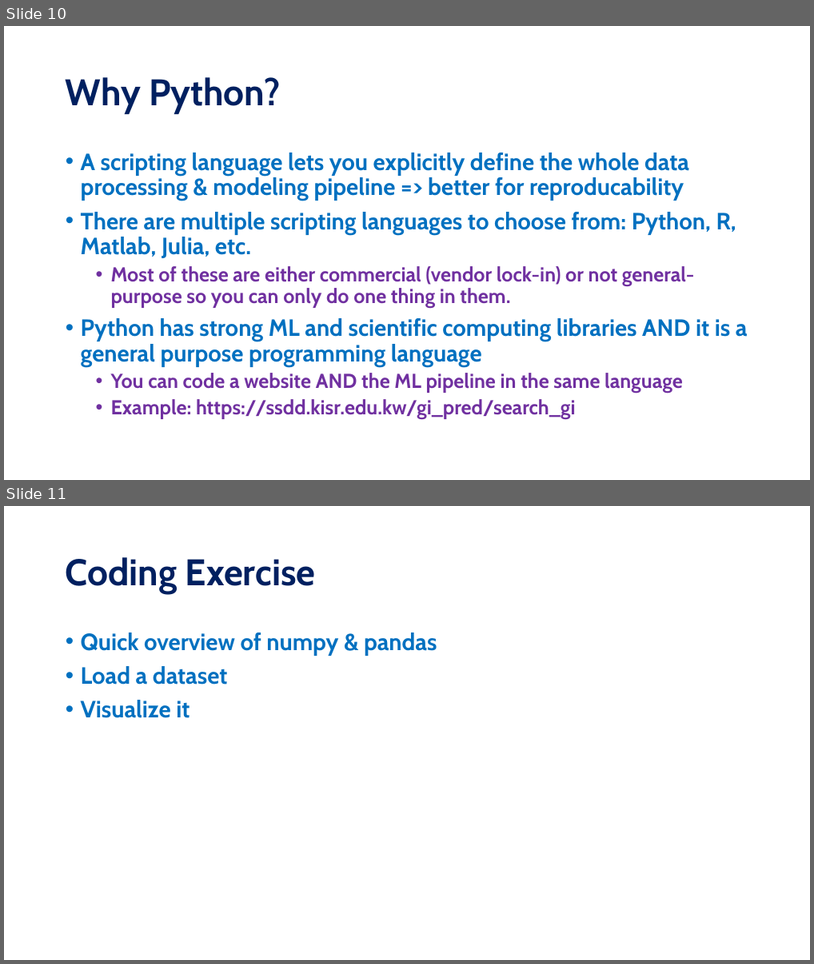
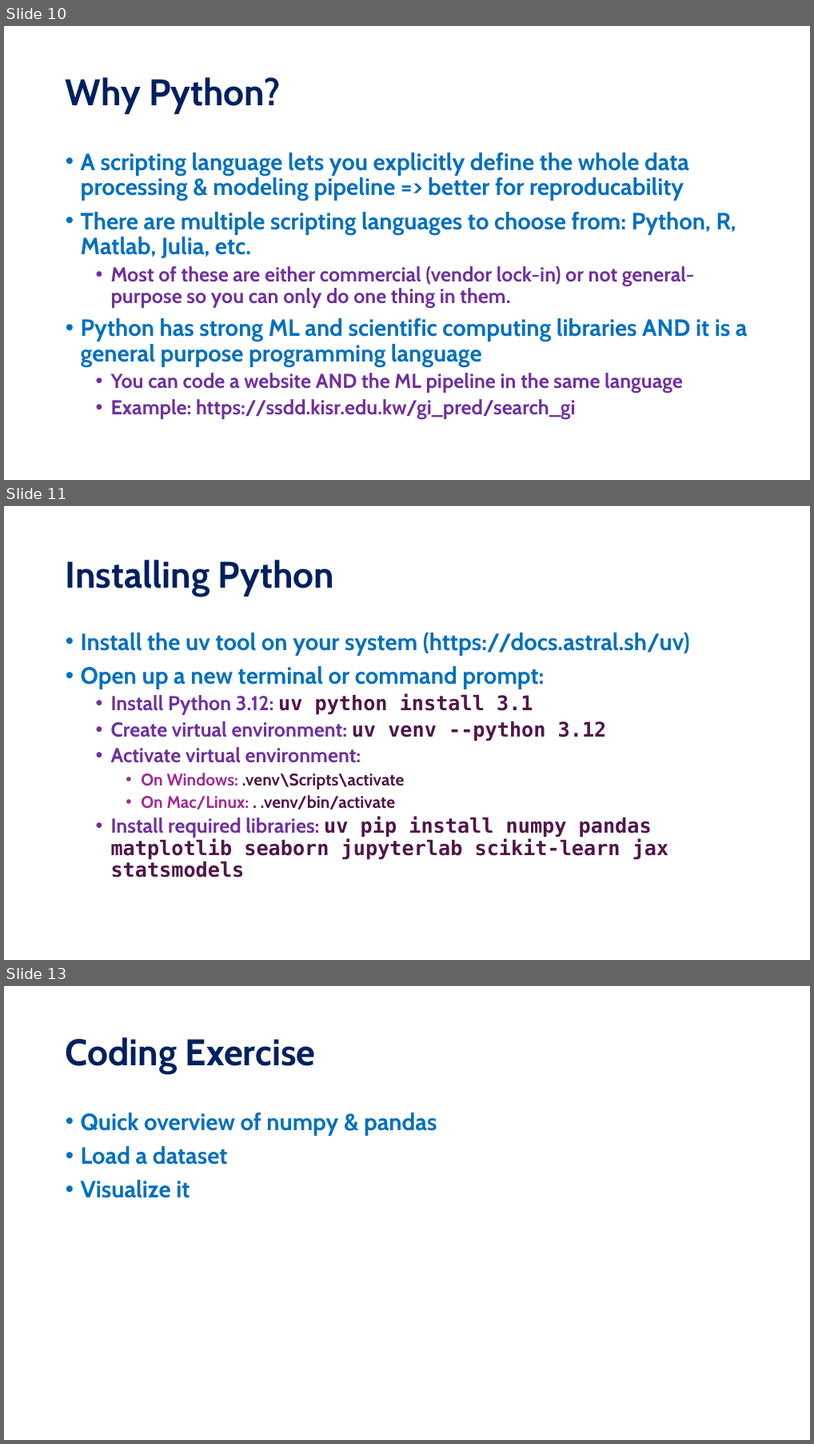
Before and after one commit to KISRDevelopment/python-ml-2025, a slide deck: slides/block1.pptx. Shown one above the other, each under a label of ours: slides 10 and 11 before the commit, slides 10, 11 and 13 after it; the slides between them are not shown. The pictures are 814x964 and 814x1444 pixels, drawn with LibreOffice and Linux fonts; fonts in the diff are those of the drawing. Boxes give left, top, right and bottom in pixels: in the first picture for what was removed or moved away, otherwise in the second. Text is boxed around its words. In the diff, an @@ line names an element or a change of style, - is before the commit and + after.

```diff
--- a/slides/block1.pptx
+++ b/slides/block1.pptx
@@ slide 11 added at (4, 506, 810, 960), background #FFFFFF @@
@@ title added at (66, 560, 334, 596), 44 pt, text #002060, bold @@
+Installing Python
@@ text added at (81, 632, 690, 877), 24 pt, text #501649, bold @@
+• Install the uv tool on your system (https://docs.astral.sh/uv)
+• Open up a new terminal or command prompt:
+  • Install Python 3.12: uv python install 3.1
+  • Create virtual environment: uv venv --python 3.12
+  • Activate virtual environment:
+    • On Windows: .venv\Scripts\activate
+    • On Mac/Linux: . .venv/bin/activate
+  • Install required libraries: uv pip install numpy pandas matplotlib seaborn jupyterlab scikit-learn jax statsmodels
@@ what was slide 11 is now slide 13 @@
```
Also in this commit, not shown: 1 slide changed, 1 other slide added, 1 other file.
